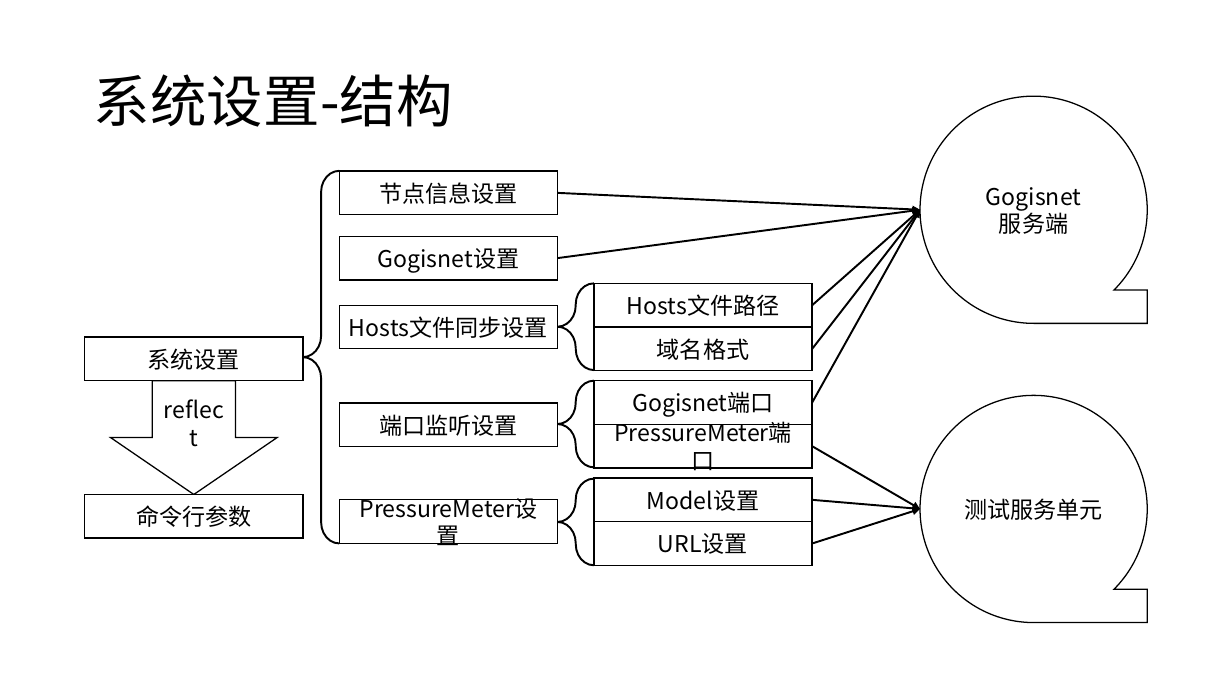
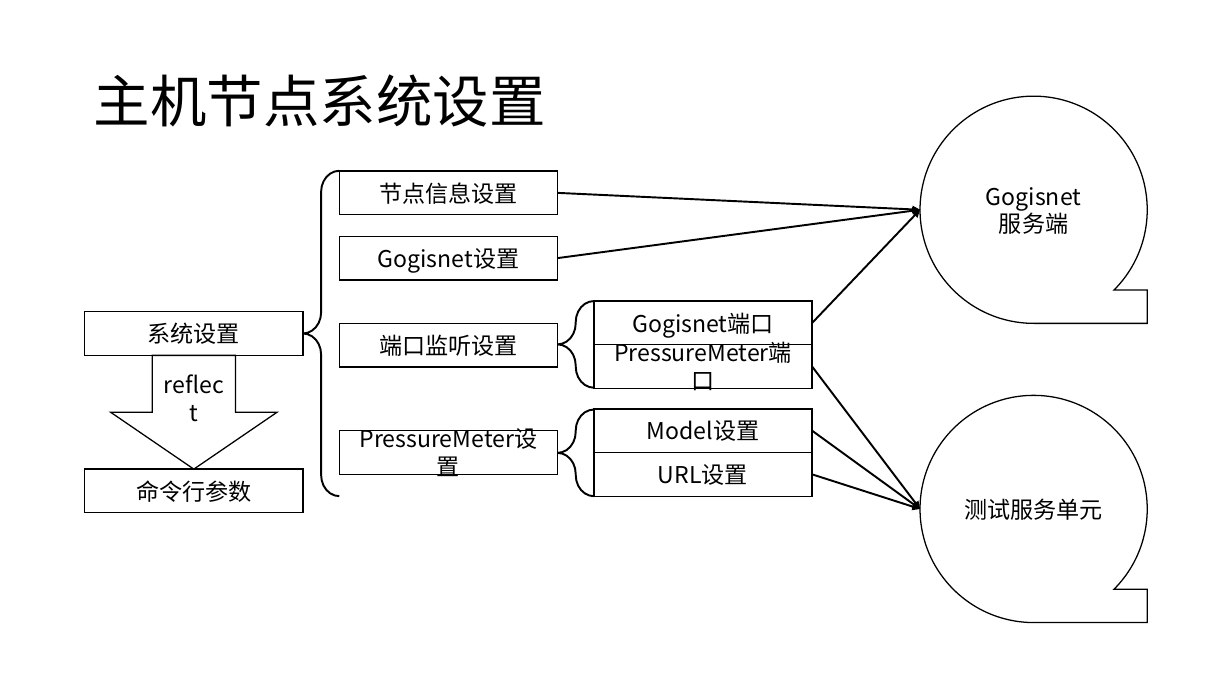
Before and after one commit to WuXiSTC/PressureMeterNet, a slide deck: slide 5 of 设计图.pptx. Drawn at 1232x693 pixels with LibreOffice and Linux fonts; fonts in the diff are those of the drawing. Boxes give left, top, right and bottom in pixels: in the first picture for what was removed or moved away, otherwise in the second. Text is boxed around its words. In the diff, an @@ line names an element or a change of style, - is before the commit and + after.

```diff
--- a/设计图.pptx
+++ b/设计图.pptx
@@ title at (94,74,546,127): text changed @@
-系统设置-结构
+主机节点系统设置
@@ left brace: place and size @@
-left brace at (303,171,339,543)
+left brace at (303,171,339,496)
@@ arrow moved from (812, 403) - (921, 210) to (812, 323) - (921, 210) @@
@@ arrow removed from (812, 305) to (921, 210) @@
@@ arrow removed from (812, 349) to (921, 210) @@
@@ 2 rectangles, 1 down arrow: place and size @@
-2 rectangles, 1 down arrow at (85,337,303,538)
+2 rectangles, 1 down arrow at (85,311,303,513)
@@ 3 rectangles, 1 left brace: place and size @@
-3 rectangles, 1 left brace at (339,381,812,468)
+3 rectangles, 1 left brace at (339,301,812,388)
@@ group removed at (339,284,812,371): 3 rectangles, 1 left brace @@
-Hosts文件同步设置
-Hosts文件路径
-域名格式
@@ arrow moved from (812, 446) - (921, 509) to (812, 367) - (921, 509) @@
@@ 3 rectangles, 1 left brace: place and size @@
-3 rectangles, 1 left brace at (339,478,812,566)
+3 rectangles, 1 left brace at (339,409,812,496)
@@ arrow moved from (812, 500) - (921, 509) to (812, 431) - (921, 509) @@
@@ arrow moved from (812, 543) - (921, 509) to (812, 474) - (921, 509) @@
```
Also in this commit, not shown: 3 other slides changed, 6 other files.
